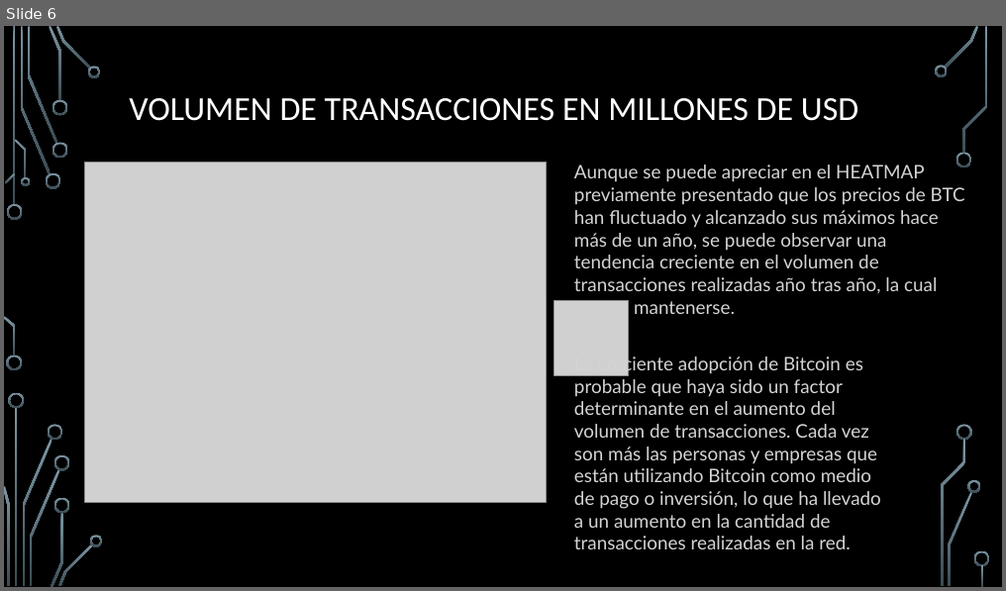
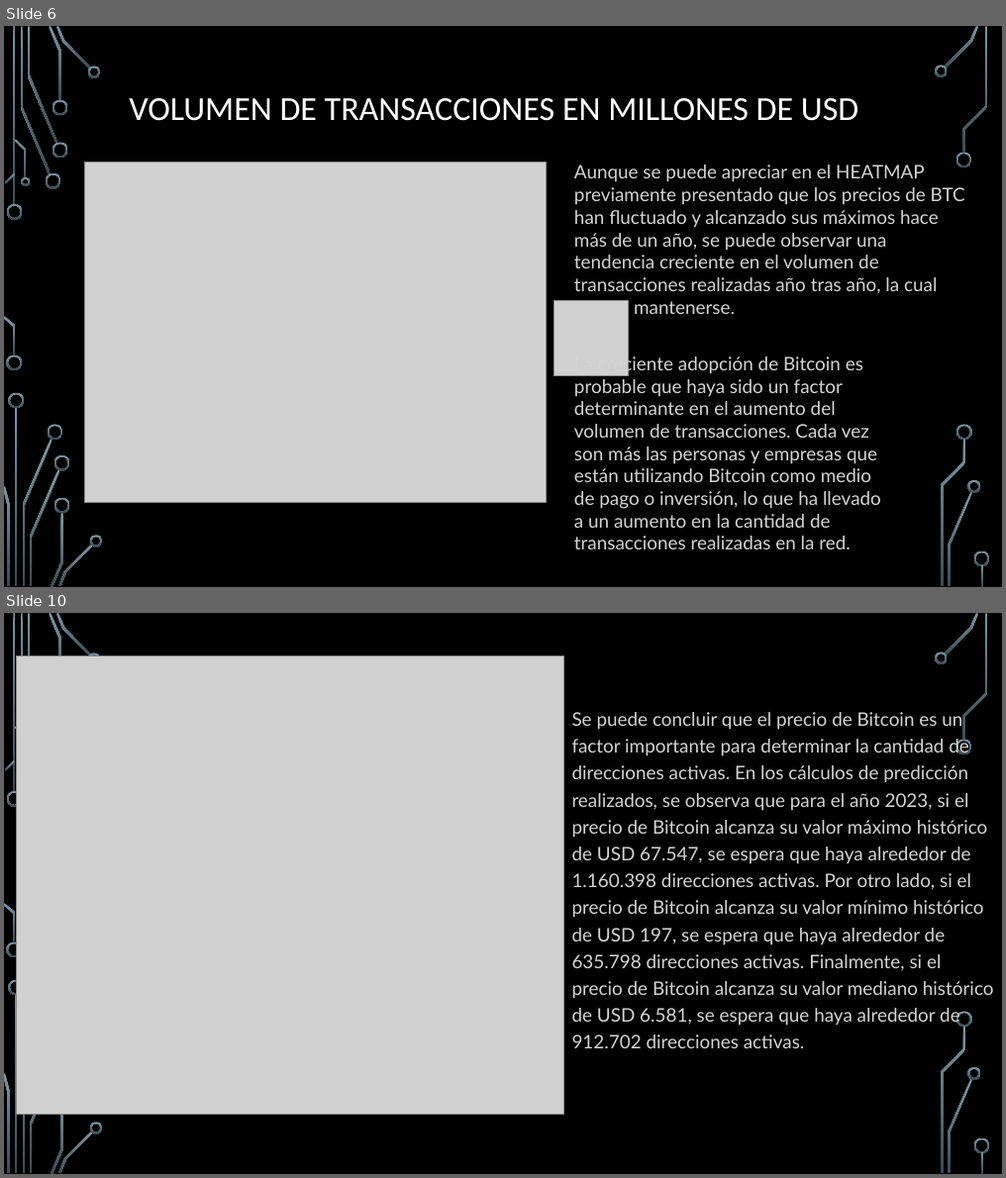
Before and after one commit to MartinMF88/Proyecto_DataScience_Coder, a slide deck: data/Presentación_Martinez.pptx. Shown one above the other, each under a label of ours: slide 6 before the commit, slides 6 and 10 after it; the slides between them are not shown. The pictures are 1006x591 and 1006x1178 pixels, drawn with LibreOffice and Linux fonts; fonts in the diff are those of the drawing; grey boxes stand for pictures; background and template pictures are left out. Boxes give left, top, right and bottom in pixels: in the first picture for what was removed or moved away, otherwise in the second. Text is boxed around its words. In the diff, an @@ line names an element or a change of style, - is before the commit and + after.

```diff
--- a/data/Presentación_Martinez.pptx
+++ b/data/Presentación_Martinez.pptx
@@ slide 10 added at (4,613,1002,1174), background picture (left out); not listed: 29 template elements that a slide beside it also shows @@
@@ picture added at (16,656,563,1114) @@
@@ text added at (572,712,994,1026), 18 pt, text #D4D4D4 @@
+Se puede concluir que el precio de Bitcoin es un factor importante para determinar la cantidad de direcciones activas. En los cálculos de predicción realizados, se observa que para el año 2023, si el precio de Bitcoin alcanza su valor máximo histórico de USD 67.547, se espera que haya alrededor de 1.160.398 direcciones activas. Por otro lado, si el precio de Bitcoin alcanza su valor mínimo histórico de USD 197, se espera que haya alrededor de 635.798 direcciones activas. Finalmente, si el precio de Bitcoin alcanza su valor mediano histórico de USD 6.581, se espera que haya alrededor de 912.702 direcciones activas.
```
Also in this commit, not shown: 1 slide changed, 2 other slides added.
